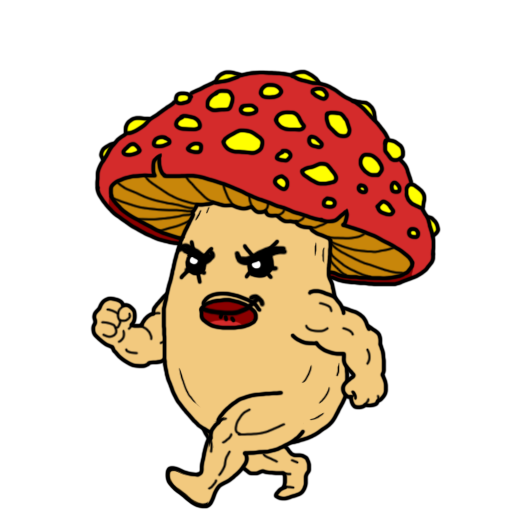
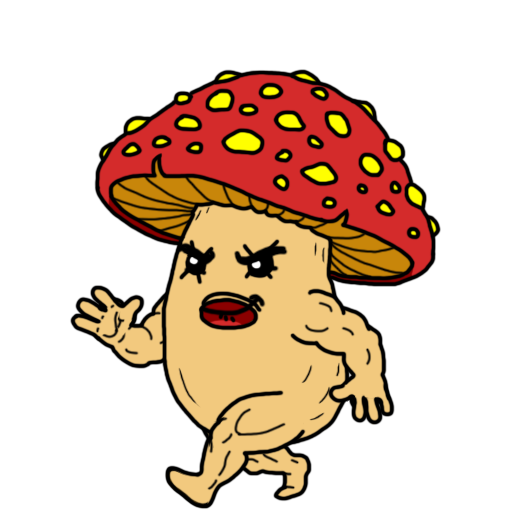
Layer changes from the first w=512, h=512 image to the second:
added layer "LeftFinger_Open" in group "LeftArm" over (328, 382, 395, 425)
added layer "LeftFinger_Bend" in group "LeftArm" over (339, 381, 390, 411)
painted on "LeftArm" (2nd of 2, in "LeftArm") over (339, 383, 387, 411)
added layer "RightFinger_Open" in group "RightArm" over (70, 285, 145, 342)
added layer "RightFinger_bend" in group "RightArm" over (90, 295, 138, 343)
painted on "RightArm" (2nd of 2, in "RightArm") over (90, 295, 138, 343)
painted on "RightLeg" (2nd of 2, in "RightLeg") over (248, 457, 260, 464)
